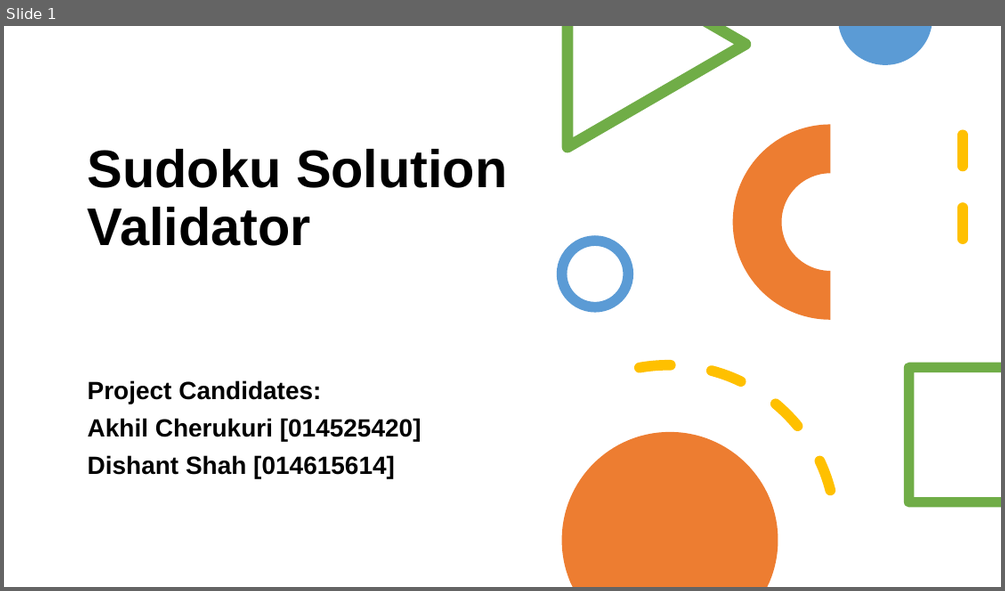
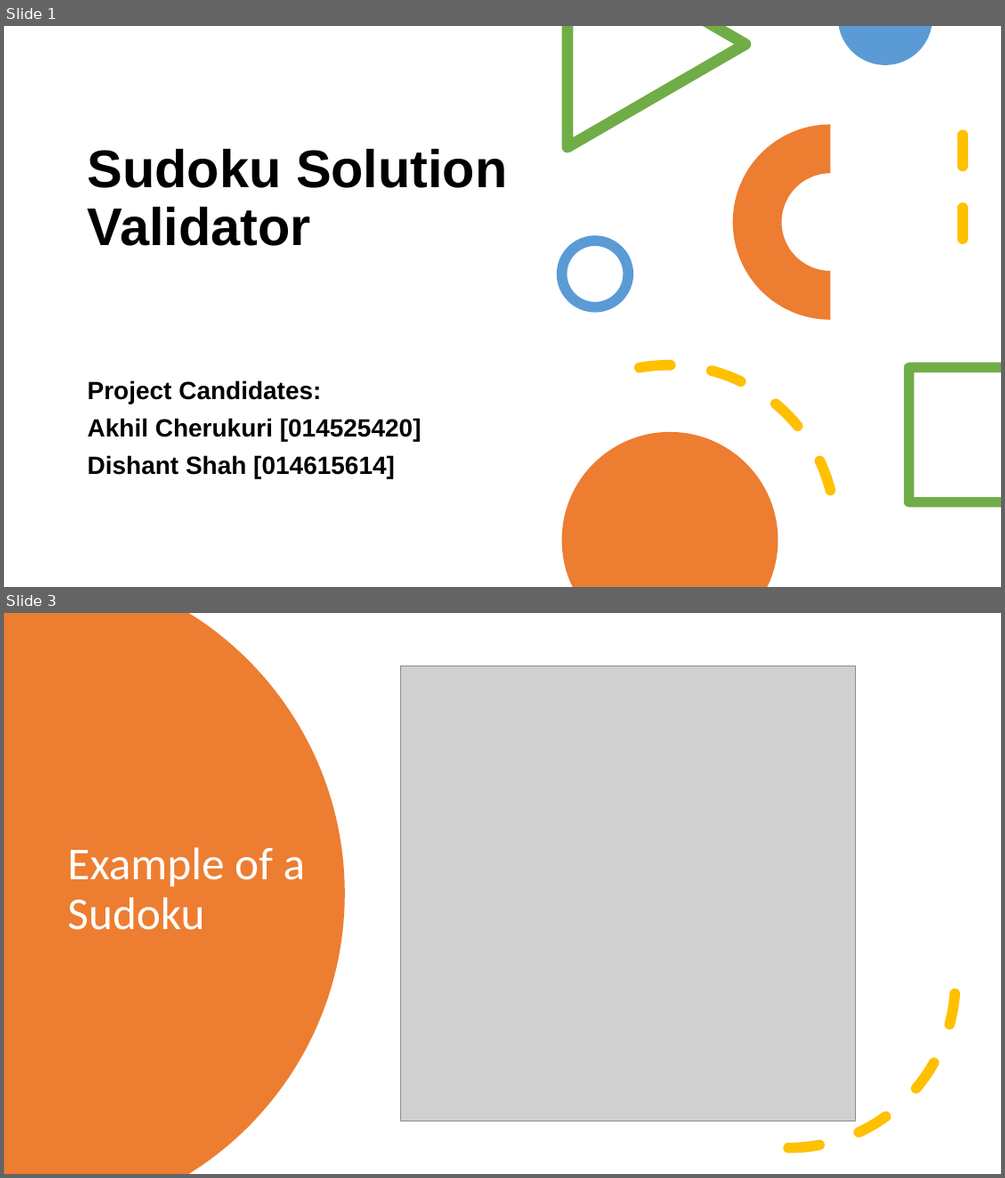
Before and after one commit to akhilcherukuri/Operating-Systems-Design, a slide deck: 180C Project Presentation - Group12.pptx. Shown one above the other, each under a label of ours: slide 1 before the commit, slides 1 and 3 after it; the slides between them are not shown. The pictures are 1005x591 and 1005x1178 pixels, drawn with LibreOffice and Linux fonts; fonts in the diff are those of the drawing; grey boxes stand for pictures. Boxes give left, top, right and bottom in pixels: in the first picture for what was removed or moved away, otherwise in the second. Text is boxed around its words. In the diff, an @@ line names an element or a change of style, - is before the commit and + after.

```diff
--- a/180C Project Presentation - Group12.pptx
+++ b/180C Project Presentation - Group12.pptx
@@ slide 3 added at [4,613,1001,1174], background #FFFFFF @@
@@ freeform shape added at [4,613,345,1174], fill #ED7D31 @@
@@ picture added at [401,666,856,1121] @@
@@ arc (boxed as its full ellipse) added at [622,814,956,1149], outline #FFC000 10 pt dashed @@
@@ title added at [67,847,306,930], 44 pt, text #FFFFFF @@
+Example of a Sudoku
```
Also in this commit, not shown: 9 other slides added, 1 slide removed, 1 other file.
